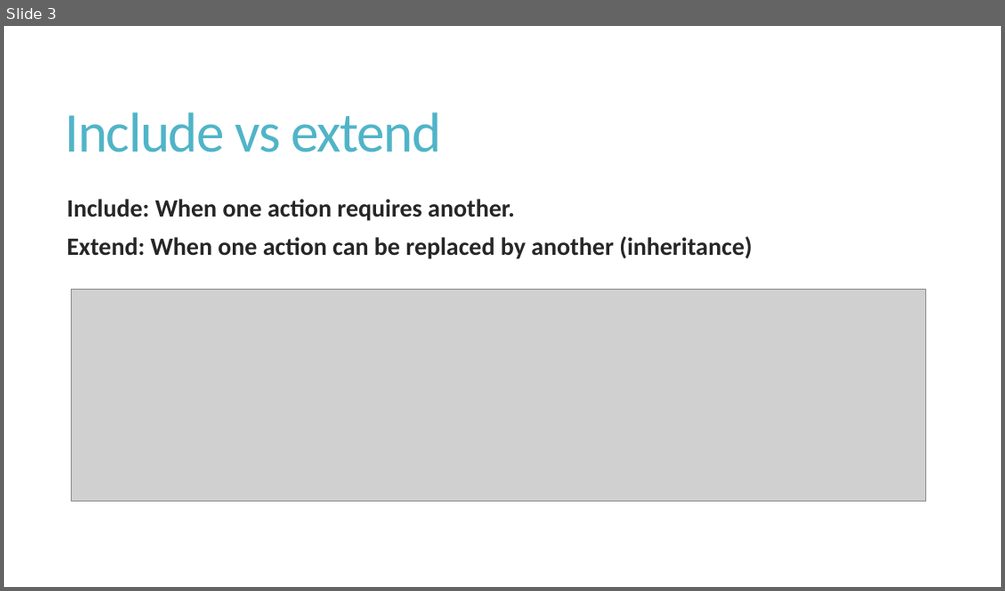
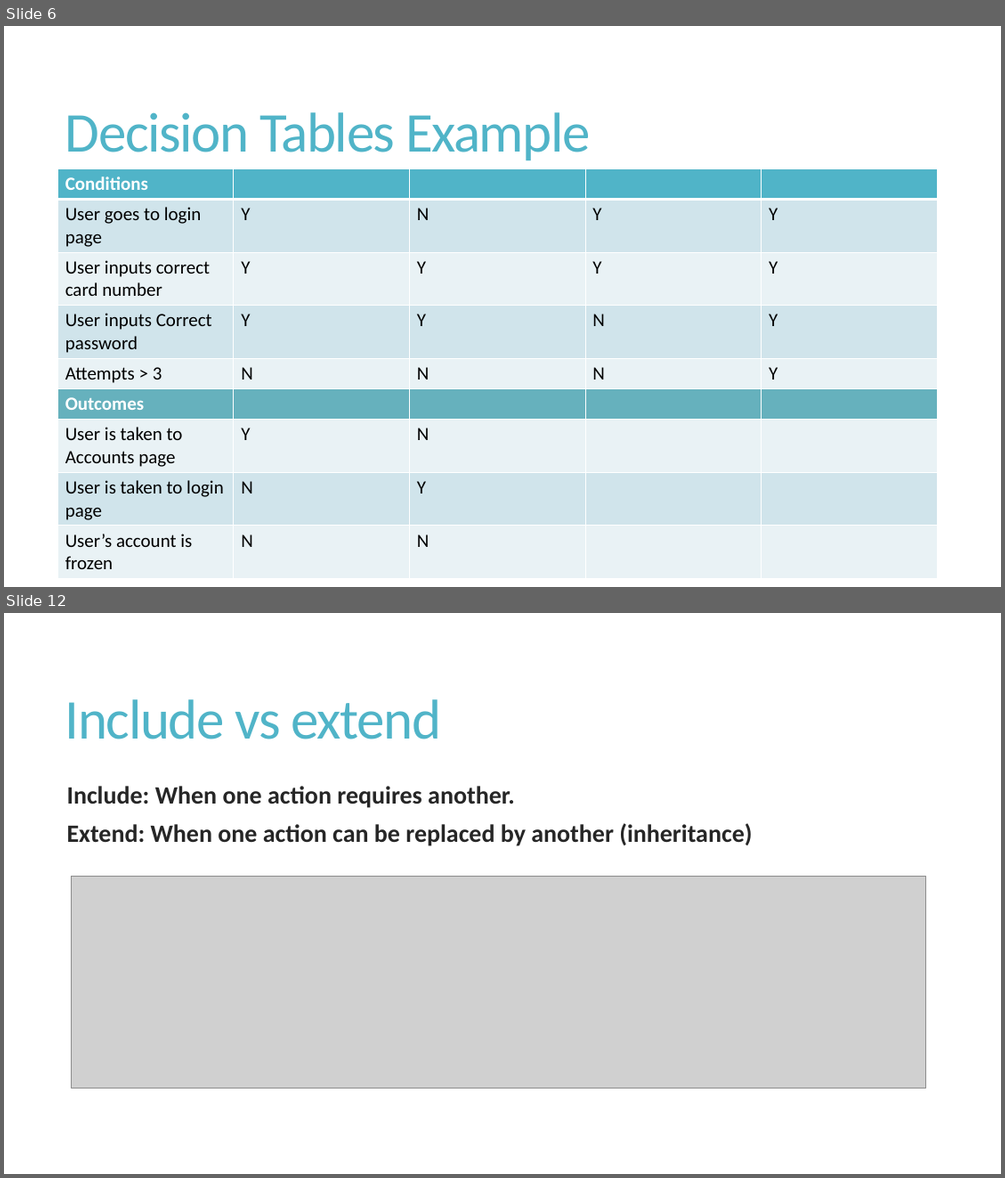
Before and after one commit to shabbir-hussain/ecse321tutW15, a slide deck: 04-RequirementsCont.pptx. Shown one above the other, each under a label of ours: slide 3 before the commit, slides 6 and 12 after it; the slides between them are not shown. The pictures are 1005x591 and 1005x1178 pixels, drawn with LibreOffice and Linux fonts; fonts in the diff are those of the drawing; grey boxes stand for pictures. Boxes give left, top, right and bottom in pixels: in the first picture for what was removed or moved away, otherwise in the second. Text is boxed around its words. In the diff, an @@ line names an element or a change of style, - is before the commit and + after.

```diff
--- a/04-RequirementsCont.pptx
+++ b/04-RequirementsCont.pptx
@@ slide 6 added at (4, 26, 1001, 587), background #FFFFFF @@
@@ title added at (65, 112, 591, 160), 54 pt, text #50B4C8 @@
+Decision Tables Example
@@ table added at (57, 168, 937, 574), 9 rows, 5 columns @@
+Conditions |  |  |  | 
+User goes to login page | Y | N | Y | Y
+User inputs correct card number | Y | Y | Y | Y
+User inputs Correct password | Y | Y | N | Y
+Attempts > 3 | N | N | N | Y
+Outcomes |  |  |  | 
+User is taken to Accounts page | Y | N |  | 
+User is taken to login page | N | Y |  | 
+User’s account is frozen | N | N |  | 
@@ what was slide 3 is now slide 12 @@
```
Also in this commit, not shown: 4 slides changed, 15 other slides added.
